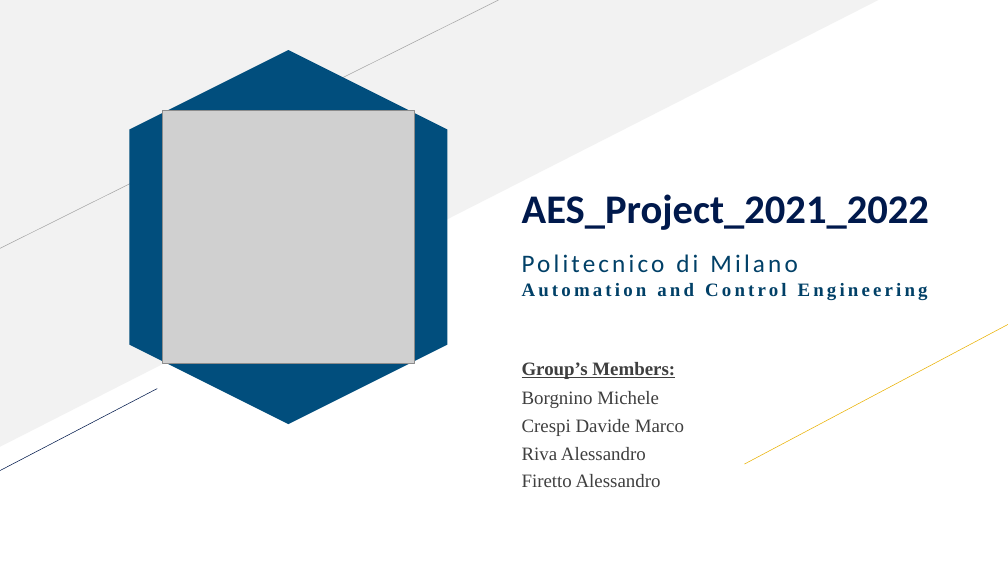
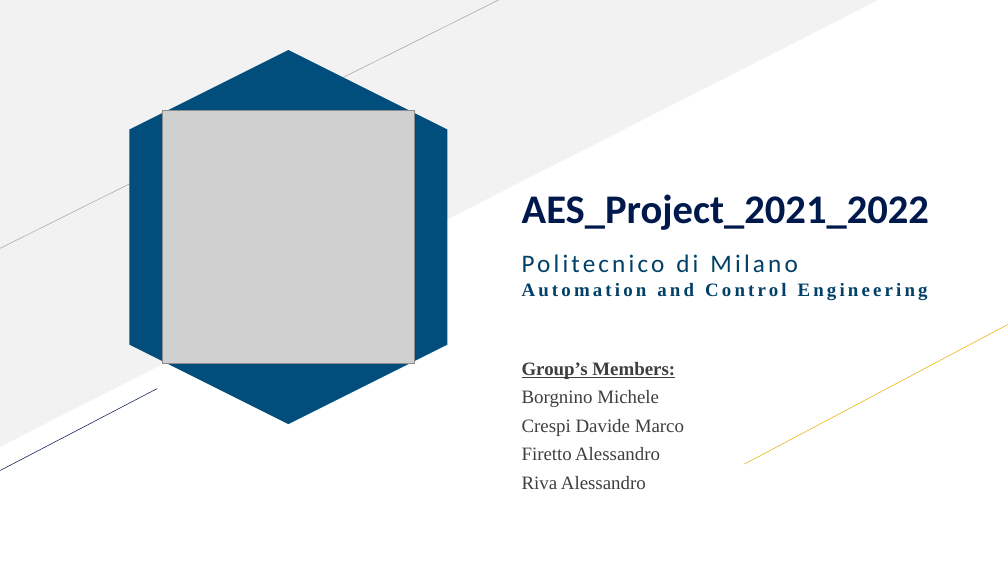
Before and after one commit to AleFire99/AES-git-repo, a slide deck: slide 1 of Aes_Project_2021_2022.pptx. Drawn at 1008x567 pixels with LibreOffice and Linux fonts; fonts in the diff are those of the drawing; grey boxes stand for pictures. Boxes give left, top, right and bottom in pixels: in the first picture for what was removed or moved away, otherwise in the second. Text is boxed around its words. In the diff, an @@ line names an element or a change of style, - is before the commit and + after.

```diff
--- a/Aes_Project_2021_2022.pptx
+++ b/Aes_Project_2021_2022.pptx
@@ text at box(522, 447, 660, 460): paragraph added @@
+Firetto Alessandro
@@ text at box(522, 474, 661, 487): paragraph removed @@
-Firetto Alessandro
```
Also in this commit, not shown: 13 other slides changed, 4 slides added, 1 slide removed, 2 other files.
